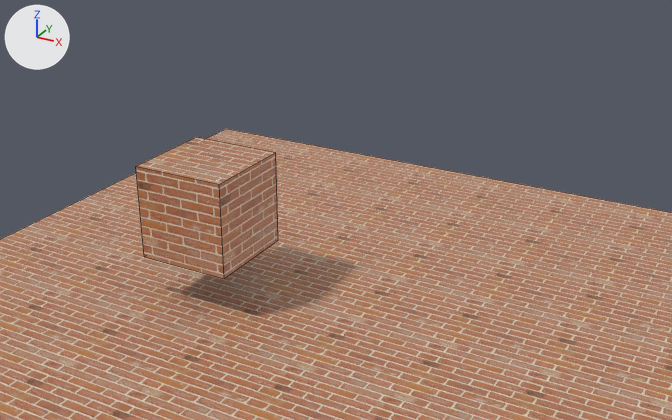
A saved change to the Blender file tools/obj2map/obj/scene/scene.blend.
The view is the same before and after, from a 50 mm camera at (6.74, -3.16, 9.59) aimed at (-2.65, 13.92, 1.05). The axes (+X, +Y, +Z) are drawn at upper left. The lights are the same throughout. Mesh edges are drawn as thin lines.
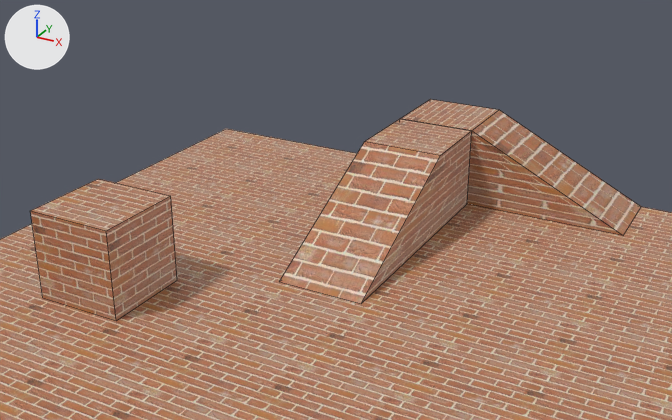
Location of each change, [x1, y1, x2, y2] in pixels of the pictures (672 x 420 px):
'Cube.001', moved
    before: [136, 137, 278, 279]
    after: [30, 179, 177, 321]
'Cube.002', added (brown)
    after: [280, 119, 472, 304]
'Cube.003', added (beige)
    after: [400, 99, 641, 235]

What changed in the scene script:
```text
Add img_brick_png_003:
    img_brick_png_003 = load_image('brick.png.003', 'brick.png', 225, 225, 'sRGB')
Add img_brick_png_002:
    img_brick_png_002 = load_image('brick.png.002', 'brick.png', 225, 225, 'sRGB')
Add mat_material_002:
    mat_material_002 = principled_material('Material.002')
    mat_material_002.texture = img_brick_png_003
Add mat_material_001:
    mat_material_001 = principled_material('Material.001')
    mat_material_001.texture = img_brick_png_002
Change me_cube_001:
    where me_cube_001.from_pydata(...)  # 8 vertices, 6 faces; spans x -1.0..1.0, y -1.0..1.0, z -1.0..1.0
    used by ob_cube_001; location = (-4.0, 11.0, 2.0)
    me_cube_001 part 1: the whole mesh is moved by (1.0, -1.0, 1.0)
Add me_cube_003:
    me_cube_003.from_pydata(...)  # 8 vertices, 6 faces; spans x 0.0..2.0, y -6.0..0.0, z 0.0..2.0
    me_cube_003.materials.append(mat_material_002)  # picture img_brick_png_003
Add me_cube_002:
    me_cube_002.from_pydata(...)  # 8 vertices, 6 faces; spans x 0.0..2.0, y -6.0..0.0, z 0.0..2.0
    me_cube_002.materials.append(mat_material_001)  # picture img_brick_png_002
Change ob_cube_001:
    ob_cube_001.location: (-4.0, 11.0, 2.0) -> (-7.0, 11.0, 0.0)
Add ob_cube_003:
    ob_cube_003 = bpy.data.objects.new('Cube.003', me_cube_003)
    ob_cube_003.location = (-3.0, 18.0, 0.0)
    ob_cube_003.rotation_euler = (0.0, 0.0, 1.571)  # degrees (0, 0, 90)
Add ob_cube_002:
    ob_cube_002 = bpy.data.objects.new('Cube.002', me_cube_002)
    ob_cube_002.location = (-3.0, 18.0, 0.0)
```
